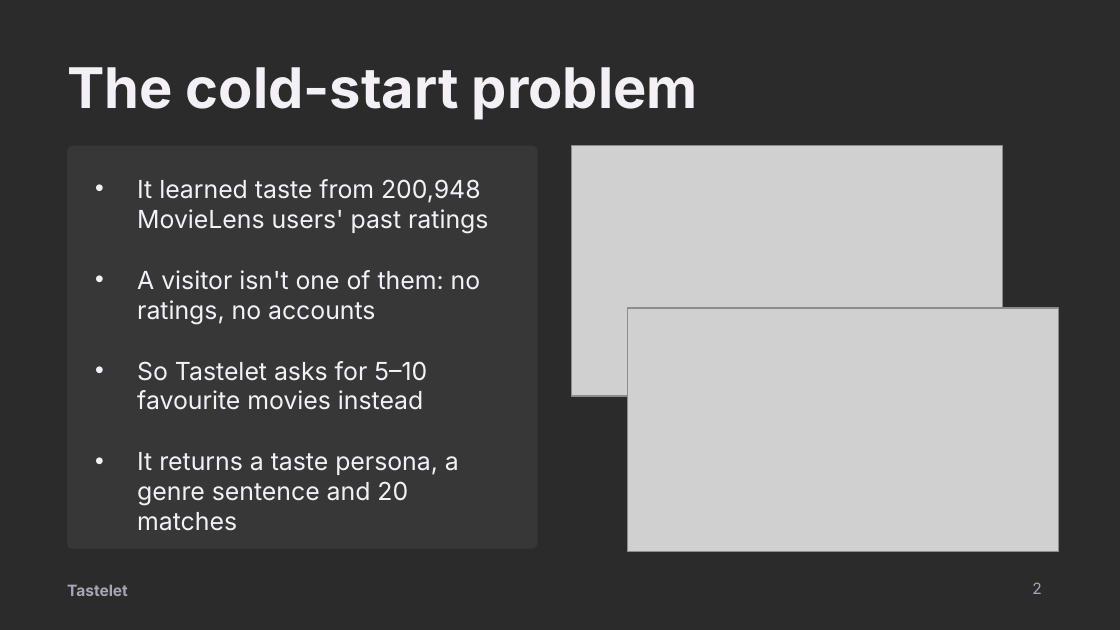
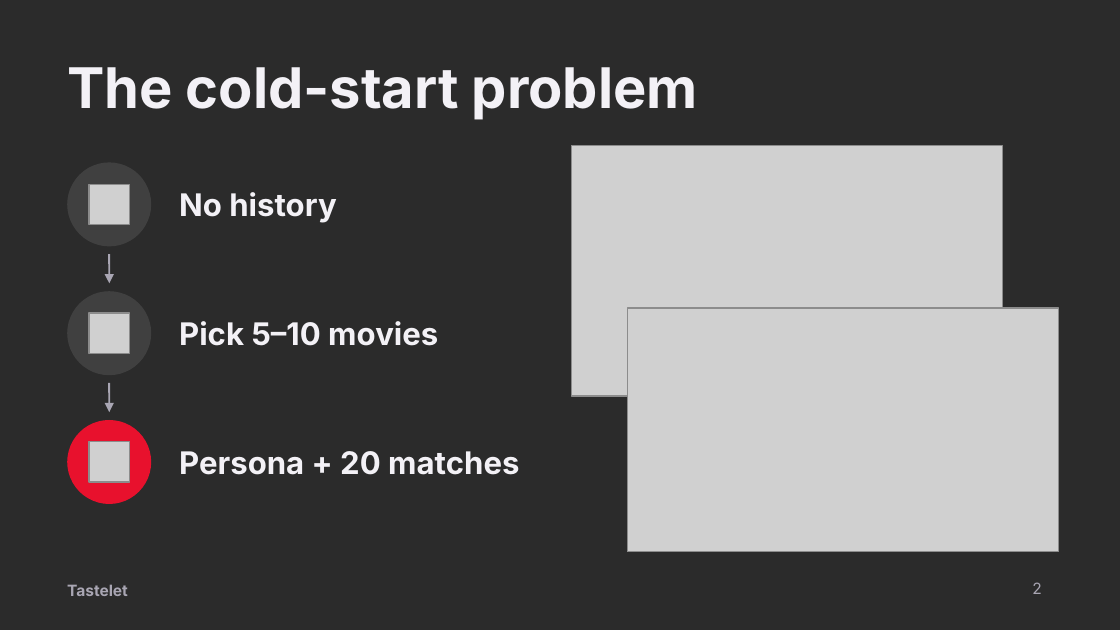
Before and after one commit to Amm2049/tastelet, a slide deck: slide 2 of docs/slides/tastelet-slides.pptx. Drawn at 1120x630 pixels with LibreOffice and Linux fonts; fonts in the diff are those of the drawing; grey boxes stand for pictures; background and template pictures are left out; a plain dark background stands for a picture behind light text. Boxes give left, top, right and bottom in pixels: in the first picture for what was removed or moved away, otherwise in the second. Text is boxed around its words. In the diff, an @@ line names an element or a change of style, - is before the commit and + after.

```diff
--- a/docs/slides/tastelet-slides.pptx
+++ b/docs/slides/tastelet-slides.pptx
@@ rounded rectangle removed at [67,146,538,549] @@
@@ ellipse added at [67,162,151,246], fill #FFFFFF at 10% opacity @@
@@ text removed at [137,179,488,531] @@
-• It learned taste from 200,948 MovieLens users' past ratings
-• A visitor isn't one of them: no ratings, no accounts
-• So Tastelet asks for 5–10 favourite movies instead
-• It returns a taste persona, a genre sentence and 20 matches
@@ picture added at [90,185,130,225] @@
@@ text added at [179,192,336,223], 20 pt, text #F3F1F6, bold @@
+No history
@@ arrow added from (109, 254) to (110, 283), #A9A6B3 1.25 pt @@
@@ ellipse added at [67,291,151,375], fill #FFFFFF at 10% opacity @@
@@ picture added at [90,312,130,353] @@
@@ text added at [179,321,438,346], 20 pt, text #F3F1F6, bold @@
+Pick 5–10 movies
@@ arrow added from (109, 383) to (110, 412), #A9A6B3 1.25 pt @@
@@ ellipse added at [67,420,151,504], fill #E8112D @@
@@ picture added at [90,441,130,482] @@
@@ text added at [179,451,519,475], 20 pt, text #F3F1F6, bold @@
+Persona + 20 matches
```
Also in this commit, not shown: 6 other slides changed.
